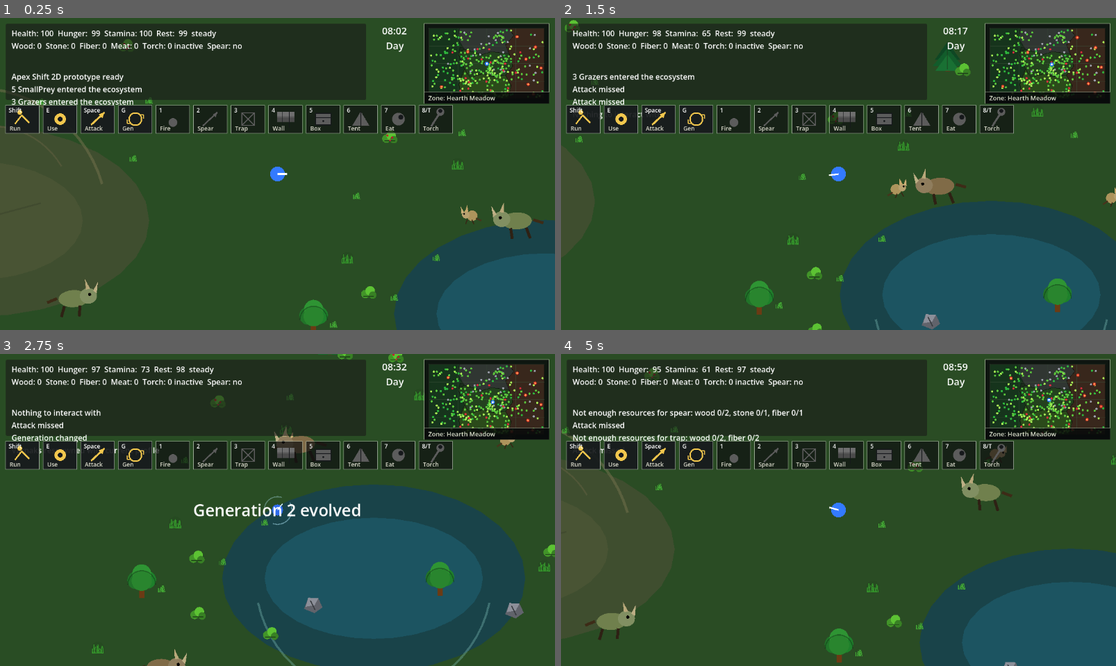
Above: before the commit, frames 1-4 (two rows, left to right).
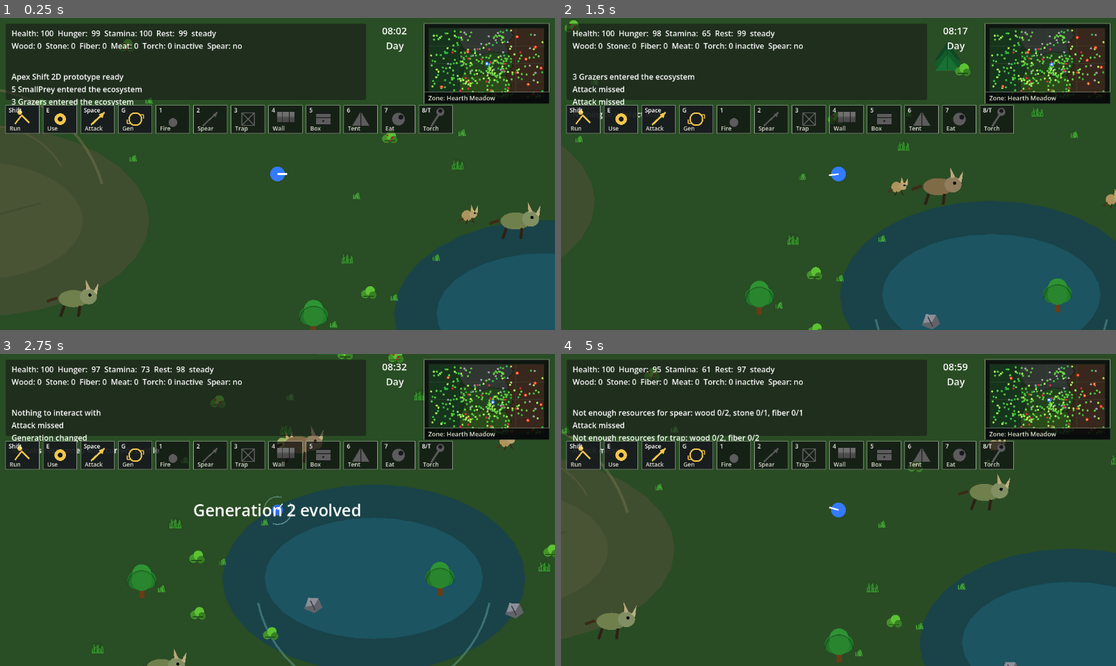
Above: after the commit, the same moments.

Repository: krisstoof/apex-shift-2d
Game: Godot game, scene res://scenes/main.tscn
The game is run twice, just before and just after one commit, with the same random seed, the same clock (stepped at 60 frames per second) and the same inputs.
Inputs (mouse positions are in pixels of both pictures, inside the frame that each line leads up to):
- Up to frame 1 (0.25 s): no input
- Up to frame 2 (1.5 s): tap Enter at 0.5 s; move the mouse to (960, 158) at 0.52 s; hold D (move_right) 0.53-1.28 s; hold Shift 0.53-1.28 s; click (960, 158) at 0.67 s; tap Space at 0.77 s; move the mouse to (727, 189) at 1.27 s; hold S (move_down) from 1.28 s (still down); tap E at 1.35 s
- Up to frame 3 (2.75 s): tap Space at 1.52 s; move the mouse to (333, 441) at 2.02 s; release S (move_down) at 2.03 s; hold D (move_right) from 2.03 s (still down); tap G at 2.1 s
- Up to frame 4 (5 s): move the mouse to (810, 572) at 2.77 s; release D (move_right) at 2.78 s; hold W (move_up) 2.78-3.53 s; tap 1 at 2.85 s; click (810, 572) at 2.92 s; tap Space at 3.02, 3.77, 4.52 s; move the mouse to (1005, 556) at 3.52 s; hold A (move_left) from 3.53 s (still down); tap 2 at 3.6 s; move the mouse to (672, 463) at 4.27 s; tap 3 at 4.35 s

The runs differ from the first frame. In frame 1, 0.4% of the frame differs, in the area x 8-98%, y 59-96%; in frame 2, 0.4%; in frame 3, 0.2%; in frame 4, 0.5%, in the area x 4-82%, y 27-92%.

Commit message:
feature/#78 Add free roaming movement for ecosystem animals

Diff:
--- a/scripts/creatures/grazer.gd
+++ b/scripts/creatures/grazer.gd
@@ -21,6 +21,9 @@
 const VEGETATION_EAT_RANGE := 220.0
 const VEGETATION_CONSUME_RANGE := 34.0
 const WORLD_EDGE_PADDING := 28.0
+const AVOIDANCE_LOOKAHEAD_DISTANCE := 62.0
+const WALL_AVOID_RADIUS := 78.0
+const BIOME_RETURN_CHANCE := 0.58
 
 var health := 45.0
 var max_health := 45.0
@@ -40,6 +43,7 @@
 var reproduction_rate := 0.35
 var state := State.WANDER
 var biome_id := ""
+var home_biome_id := ""
 var wander_target := Vector2.ZERO
 var state_time := 0.0
 var facing_angle := 0.0
@@ -59,12 +63,15 @@
 	_load_species_data()
 	if biome_id.is_empty():
 		biome_id = _get_biome_id_for_position(global_position)
+	if home_biome_id.is_empty():
+		home_biome_id = biome_id
 	_pick_wander_target()
 	queue_redraw()
 
 
 func setup(p_biome_id: String = "") -> void:
 	biome_id = p_biome_id
+	home_biome_id = p_biome_id
 
 
 func get_debug_data() -> Dictionary:
@@ -77,6 +84,7 @@
 		"fear": fear,
 		"aggression": aggression,
 		"current_niche": current_niche,
+		"home_biome_id": home_biome_id,
 		"distance_to_player": global_position.distance_to(player.global_position) if is_instance_valid(player) else -1.0
 	}
 	data.merge(hunger_diet.get_debug_data(), true)
@@ -218,8 +226,41 @@
 	if direction.length_squared() <= 1.0:
 		velocity = Vector2.ZERO
 		return
-	velocity = direction.normalized() * move_speed * _get_terrain_speed_multiplier()
-	_face_target(target)
+	var move_direction := _get_navigation_direction(direction.normalized(), target)
+	velocity = move_direction * move_speed * _get_terrain_speed_multiplier()
+	_face_target(global_position + move_direction)
+
+
+func _get_navigation_direction(desired_direction: Vector2, target: Vector2) -> Vector2:
+	var avoidance := _get_wall_avoidance_vector()
+	var adjusted_direction := (desired_direction + avoidance * 1.2).normalized()
+	if _is_navigation_position_valid(global_position + adjusted_direction * AVOIDANCE_LOOKAHEAD_DISTANCE):
+		return adjusted_direction
+	var candidates := [
+		desired_direction.rotated(0.68),
+		desired_direction.rotated(-0.68),
+		desired_direction.rotated(1.18),
+		desired_direction.rotated(-1.18),
+		desired_direction.rotated(PI)
+	]
+	for candidate_direction in candidates:
+		if _is_navigation_position_valid(global_position + candidate_direction * AVOIDANCE_LOOKAHEAD_DISTANCE):
+			return candidate_direction
+	var fallback := (target - global_position).normalized()
+	return fallback if fallback.length_squared() > 0.0 else Vector2.RIGHT
+
+
+func _get_wall_avoidance_vector() -> Vector2:
+	var avoidance := Vector2.ZERO
+	for wall in get_tree().get_nodes_in_group("walls"):
+		if not is_instance_valid(wall) or not wall is Node2D:
+			continue
+		var wall_node := wall as Node2D
+		var offset: Vector2 = global_position - wall_node.global_position
+		var distance: float = offset.length()
+		if distance > 0.0 and distance < WALL_AVOID_RADIUS:
+			avoidance += offset.normalized() * (1.0 - distance / WALL_AVOID_RADIUS)
+	return avoidance
 
 
 func _face_target(target: Vector2) -> void:
@@ -345,13 +386,21 @@
 
 
 func _pick_wander_target() -> void:
-	var current_biome_id := _get_current_biome_id()
-	for _attempt in 16:
+	var preferred_biome_id := _get_preferred_wander_biome_id()
+	for _attempt in 24:
 		var candidate := global_position + Vector2(
 			rng.randf_range(-WANDER_RADIUS, WANDER_RADIUS),
 			rng.randf_range(-WANDER_RADIUS, WANDER_RADIUS)
 		)
-		if _is_position_in_biome(candidate, current_biome_id):
+		if _is_navigation_position_valid(candidate) and _is_position_in_biome(candidate, preferred_biome_id):
+			wander_target = _clamp_to_world(candidate)
+			return
+	for _attempt in 12:
+		var candidate := global_position + Vector2(
+			rng.randf_range(-WANDER_RADIUS, WANDER_RADIUS),
+			rng.randf_range(-WANDER_RADIUS, WANDER_RADIUS)
+		)
+		if _is_navigation_position_valid(candidate):
 			wander_target = _clamp_to_world(candidate)
 			return
 	var limits := WORLD_CONFIG.get_player_limits()
@@ -359,6 +408,31 @@
 		clamp(global_position.x + rng.randf_range(-WANDER_RADIUS, WANDER_RADIUS), -limits.x, limits.x),
 		clamp(global_position.y + rng.randf_range(-WANDER_RADIUS, WANDER_RADIUS), -limits.y, limits.y)
 	))
+
+
+func _get_preferred_wander_biome_id() -> String:
+	var current_biome_id := _get_current_biome_id()
+	if home_biome_id.is_empty():
+		home_biome_id = current_biome_id
+	if not home_biome_id.is_empty() and current_biome_id != home_biome_id and rng.randf() < BIOME_RETURN_CHANCE:
+		return home_biome_id
+	if rng.randf() < 0.76:
+		return current_biome_id
+	return home_biome_id
+
+
+func _is_navigation_position_valid(position: Vector2) -> bool:
+	var clamped_position := _clamp_to_world(position)
+	if clamped_position.distance_squared_to(position) > 0.01:
+		return false
+	var world := get_tree().current_scene.get_node_or_null("World")
+	if world and world.has_method("is_creature_navigation_blocked") and world.is_creature_navigation_blocked(position) == true:
+		return false
+	for wall in get_tree().get_nodes_in_group("walls"):
+		var wall_node := wall as Node2D
+		if is_instance_valid(wall_node) and position.distance_to(wall_node.global_position) < WALL_AVOID_RADIUS * 0.72:
+			return false
+	return true
 
 
 func debug_return_to_world() -> void:
--- a/scripts/creatures/small_prey.gd
+++ b/scripts/creatures/small_prey.gd
@@ -16,6 +16,9 @@
 const VEGETATION_EAT_RANGE := 170.0
 const VEGETATION_CONSUME_RANGE := 26.0
 const WORLD_EDGE_PADDING := 24.0
+const AVOIDANCE_LOOKAHEAD_DISTANCE := 46.0
+const WALL_AVOID_RADIUS := 58.0
+const BIOME_RETURN_CHANCE := 0.64
 
 var health := 20.0
 var max_health := 20.0
@@ -32,6 +35,7 @@
 var reproduction_value := 0.6
 var state := State.WANDER
 var biome_id := ""
+var home_biome_id := ""
 var wander_target := Vector2.ZERO
 var state_time := 0.0
 var eat_cooldown := 0.0
@@ -51,12 +55,15 @@
 	_load_species_data()
 	if biome_id.is_empty():
 		biome_id = _get_biome_id_for_position(global_position)
+	if home_biome_id.is_empty():
+		home_biome_id = biome_id
 	_pick_wander_target()
 	queue_redraw()
 
 
 func setup(p_biome_id: String = "") -> void:
 	biome_id = p_biome_id
+	home_biome_id = p_biome_id
 
 
 func get_debug_data() -> Dictionary:
@@ -67,6 +74,7 @@
 		"max_health": max_health,
 		"speed": speed,
 		"fear": fear,
+		"home_biome_id": home_biome_id,
 		"plant_consumption_rate": plant_consumption_rate,
 		"reproduction_value": reproduction_value,
 		"distance_to_player": global_position.distance_to(player.global_position) if is_instance_valid(player) else -1.0
@@ -162,8 +170,41 @@
 	if direction.length_squared() <= 1.0:
 		velocity = Vector2.ZERO
 		return
-	velocity = direction.normalized() * move_speed * _get_terrain_speed_multiplier()
-	_face_target(target)
+	var move_direction := _get_navigation_direction(direction.normalized(), target)
+	velocity = move_direction * move_speed * _get_terrain_speed_multiplier()
+	_face_target(global_position + move_direction)
+
+
+func _get_navigation_direction(desired_direction: Vector2, target: Vector2) -> Vector2:
+	var avoidance := _get_wall_avoidance_vector()
+	var adjusted_direction := (desired_direction + avoidance * 1.35).normalized()
+	if _is_navigation_position_valid(global_position + adjusted_direction * AVOIDANCE_LOOKAHEAD_DISTANCE):
+		return adjusted_direction
+	var candidates := [
+		desired_direction.rotated(0.72),
+		desired_direction.rotated(-0.72),
+		desired_direction.rotated(1.28),
+		desired_direction.rotated(-1.28),
+		desired_direction.rotated(PI)
+	]
+	for candidate_direction in candidates:
+		if _is_navigation_position_valid(global_position + candidate_direction * AVOIDANCE_LOOKAHEAD_DISTANCE):
+			return candidate_direction
+	var fallback := (target - global_position).normalized()
+	return fallback if fallback.length_squared() > 0.0 else Vector2.RIGHT
+
+
+func _get_wall_avoidance_vector() -> Vector2:
+	var avoidance := Vector2.ZERO
+	for wall in get_tree().get_nodes_in_group("walls"):
+		if not is_instance_valid(wall) or not wall is Node2D:
+			continue
+		var wall_node := wall as Node2D
+		var offset: Vector2 = global_position - wall_node.global_position
+		var distance: float = offset.length()
+		if distance > 0.0 and distance < WALL_AVOID_RADIUS:
+			avoidance += offset.normalized() * (1.0 - distance / WALL_AVOID_RADIUS)
+	return avoidance
 
 
 func _face_target(target: Vector2) -> void:
@@ -269,13 +310,21 @@
 
 
 func _pick_wander_target() -> void:
-	var current_biome_id := _get_current_biome_id()
-	for _attempt in 16:
+	var preferred_biome_id := _get_preferred_wander_biome_id()
+	for _attempt in 24:
 		var candidate := global_position + Vector2(
 			rng.randf_range(-WANDER_RADIUS, WANDER_RADIUS),
 			rng.randf_range(-WANDER_RADIUS, WANDER_RADIUS)
 		)
-		if _is_position_in_biome(candidate, current_biome_id):
+		if _is_navigation_position_valid(candidate) and _is_position_in_biome(candidate, preferred_biome_id):
+			wander_target = _clamp_to_world(candidate)
+			return
+	for _attempt in 12:
+		var candidate := global_position + Vector2(
+			rng.randf_range(-WANDER_RADIUS, WANDER_RADIUS),
+			rng.randf_range(-WANDER_RADIUS, WANDER_RADIUS)
+		)
+		if _is_navigation_position_valid(candidate):
 			wander_target = _clamp_to_world(candidate)
 			return
 	var limits := WORLD_CONFIG.get_player_limits()
@@ -283,6 +332,31 @@
 		clamp(global_position.x + rng.randf_range(-WANDER_RADIUS, WANDER_RADIUS), -limits.x, limits.x),
 		clamp(global_position.y + rng.randf_range(-WANDER_RADIUS, WANDER_RADIUS), -limits.y, limits.y)
 	))
+
+
+func _get_preferred_wander_biome_id() -> String:
+	var current_biome_id := _get_current_biome_id()
+	if home_biome_id.is_empty():
+		home_biome_id = current_biome_id
+	if not home_biome_id.is_empty() and current_biome_id != home_biome_id and rng.randf() < BIOME_RETURN_CHANCE:
+		return home_biome_id
+	if rng.randf() < 0.82:
+		return current_biome_id
+	return home_biome_id
+
+
+func _is_navigation_position_valid(position: Vector2) -> bool:
+	var clamped_position := _clamp_to_world(position)
+	if clamped_position.distance_squared_to(position) > 0.01:
+		return false
+	var world := get_tree().current_scene.get_node_or_null("World")
+	if world and world.has_method("is_creature_navigation_blocked") and world.is_creature_navigation_blocked(position) == true:
+		return false
+	for wall in get_tree().get_nodes_in_group("walls"):
+		var wall_node := wall as Node2D
+		if is_instance_valid(wall_node) and position.distance_to(wall_node.global_position) < WALL_AVOID_RADIUS * 0.72:
+			return false
+	return true
 
 
 func debug_return_to_world() -> void:
--- a/scripts/world/world.gd
+++ b/scripts/world/world.gd
@@ -108,6 +108,15 @@
 	return false
 
 
+func is_creature_navigation_blocked(position: Vector2) -> bool:
+	if is_position_in_water(position):
+		return true
+	for hill in hill_landmarks:
+		if _is_position_in_hill_obstacle(position, hill):
+			return true
+	return false
+
+
 func get_creatures_out_of_bounds_count() -> int:
 	return _get_out_of_bounds_creatures().size()
 
@@ -294,6 +303,12 @@
 	return normalized.length_squared() <= 1.0
 
 
+func _is_position_in_hill_obstacle(position: Vector2, hill: Dictionary) -> bool:
+	var center := Vector2(hill.get("position", Vector2.ZERO))
+	var radius := float(hill.get("radius", 0.0)) * HILL_RESOURCE_BLOCK_RADIUS_FACTOR
+	return radius > 0.0 and position.distance_to(center) <= radius
+
+
 func _spawn_resource_at(resource_kind: String, pos: Vector2) -> Node:
 	var node := RESOURCE_SCENE.instantiate()
 	add_child(node)
